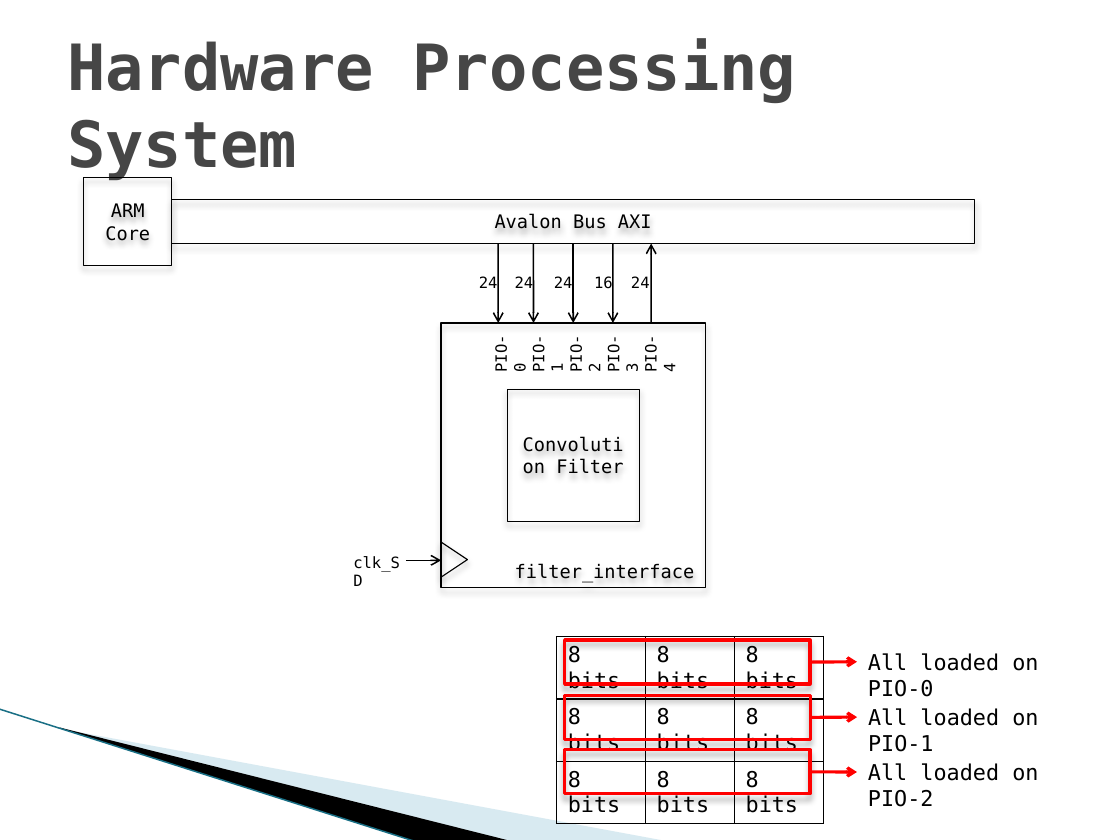
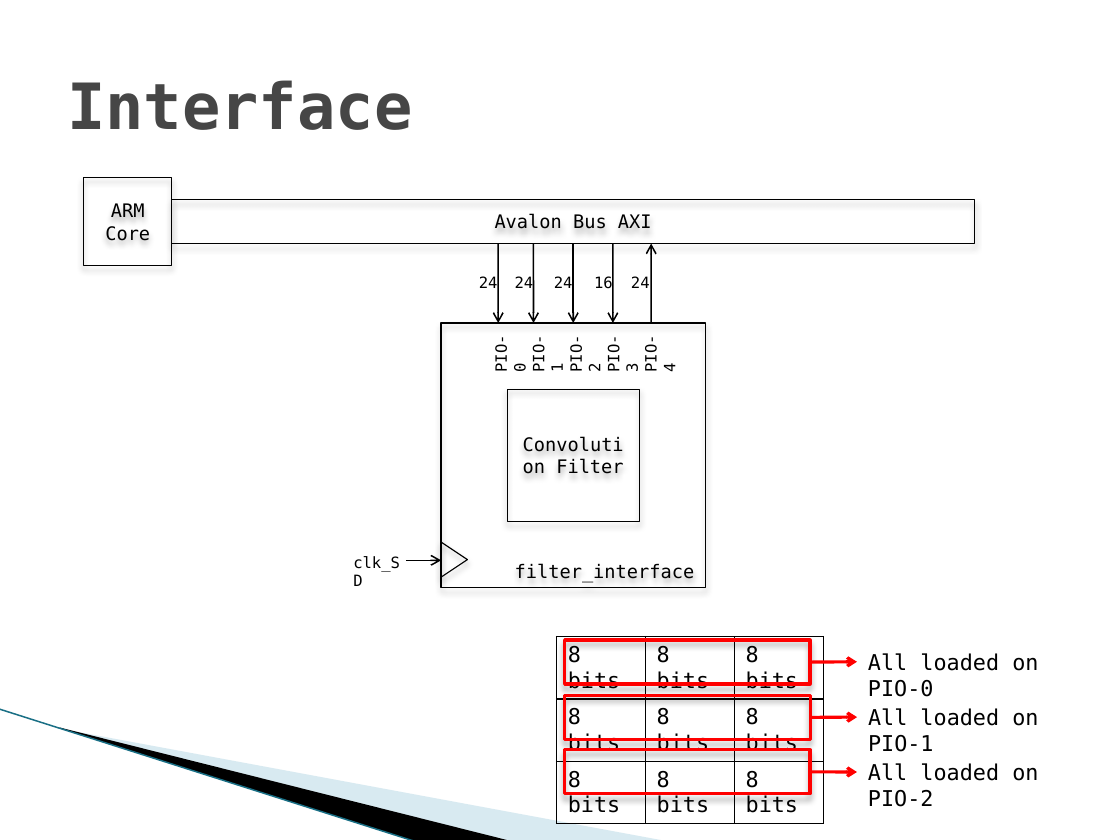
Before and after one commit to nz-Mark-Y/Object-Detection-SoC, a slide deck: slide 6 of documentation/Phase2.pptx. Drawn at 1120x840 pixels with LibreOffice and Linux fonts; fonts in the diff are those of the drawing; background and template pictures are left out. Boxes give left, top, right and bottom in pixels: in the first picture for what was removed or moved away, otherwise in the second. Text is boxed around its words. In the diff, an @@ line names an element or a change of style, - is before the commit and + after.

```diff
--- a/documentation/Phase2.pptx
+++ b/documentation/Phase2.pptx
@@ title at (67, 80, 412, 130): text changed @@
-Hardware Processing System
+Interface
```
Also in this commit, not shown: 5 other slides changed.
